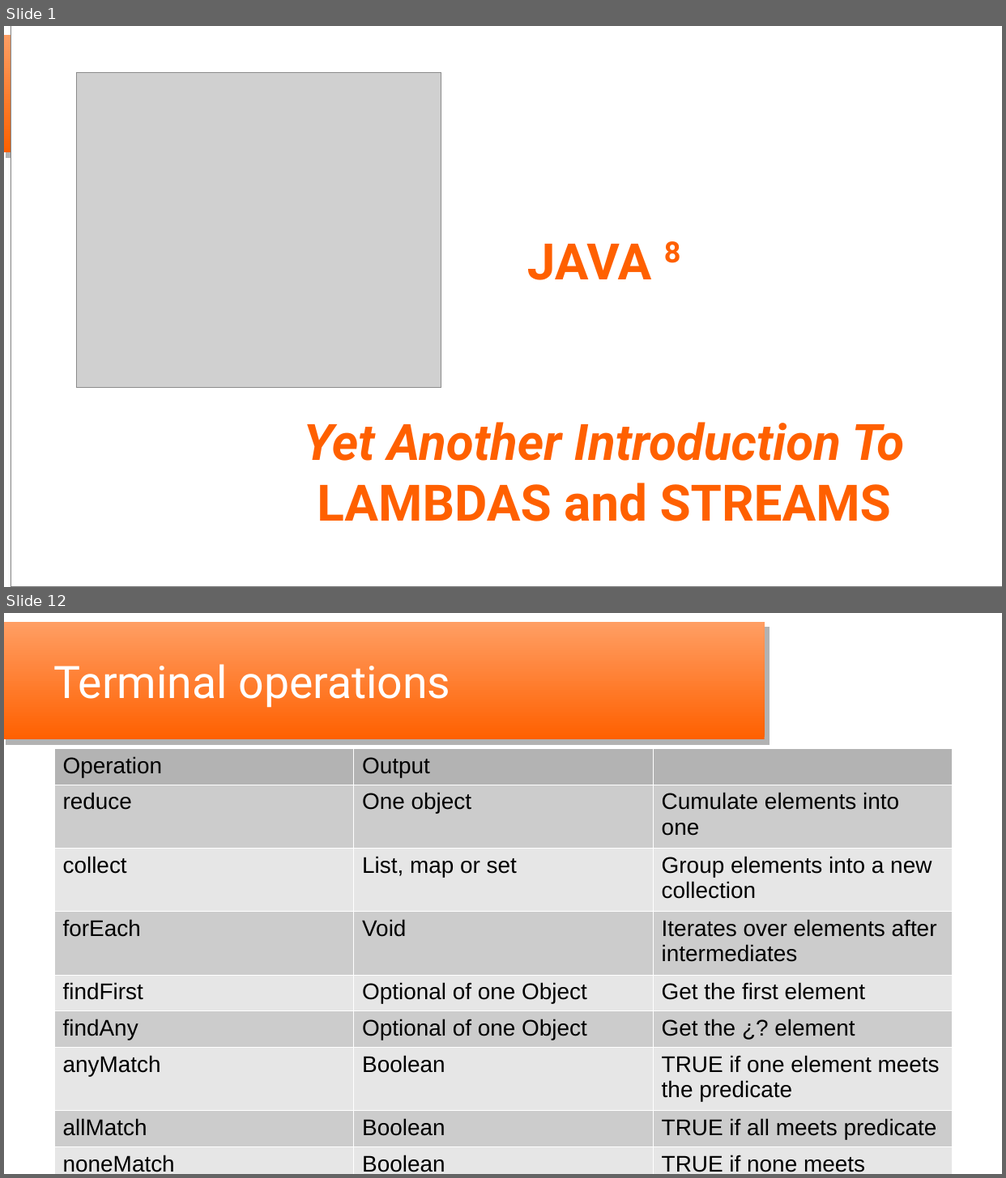
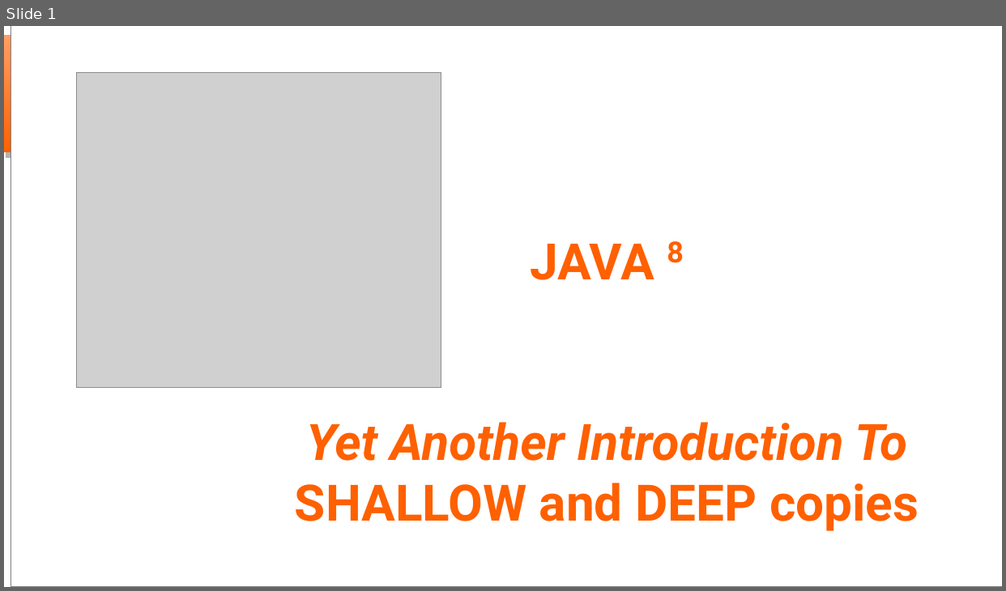
Before and after one commit to oscar-besga-panel/YaitLambdas, a slide deck: YaitShallowAndDeepCopies_en.odp. Shown one above the other, each under a label of ours: slides 1 and 12 before the commit, slide 1 after it; the slides between them are not shown. The pictures are 1006x1178 and 1006x591 pixels, drawn with LibreOffice and Linux fonts; fonts in the diff are those of the drawing; grey boxes stand for pictures; background and template pictures are left out. Boxes give left, top, right and bottom in pixels: in the first picture for what was removed or moved away, otherwise in the second. Text is boxed around its words. In the diff, an @@ line names an element or a change of style, - is before the commit and + after.

```diff
--- a/YaitShallowAndDeepCopies_en.odp
+++ b/YaitShallowAndDeepCopies_en.odp
@@ slide 12 removed at <box>4,613,1002,1174</box>, background #FFFFFF; not listed: 1 template element that a slide beside it also shows @@
@@ title removed at <box>54,664,451,707</box> @@
-Terminal operations
@@ table removed at <box>53,749,953,1174</box>, 9 rows, 3 columns @@
-Operation | Output | 
-reduce | One object | Cumulate elements into one
-collect | List, map or set | Group elements into a new collection
-forEach | Void | Iterates over elements after intermediates
-findFirst | Optional of one Object | Get the first element
-findAny | Optional of one Object | Get the ¿? element
-anyMatch | Boolean | TRUE if one element meets the predicate
-allMatch | Boolean | TRUE if all meets predicate
-noneMatch | Boolean | TRUE if none meets predicate
@@ slide 1 changed as well @@
@@ text at <box>295,483,918,531</box>: text changed @@
-LAMBDAS and STREAMS
+SHALLOW and DEEP copies
```
Also in this commit, not shown: 7 slides added, 17 other slides removed, 1 other file.
